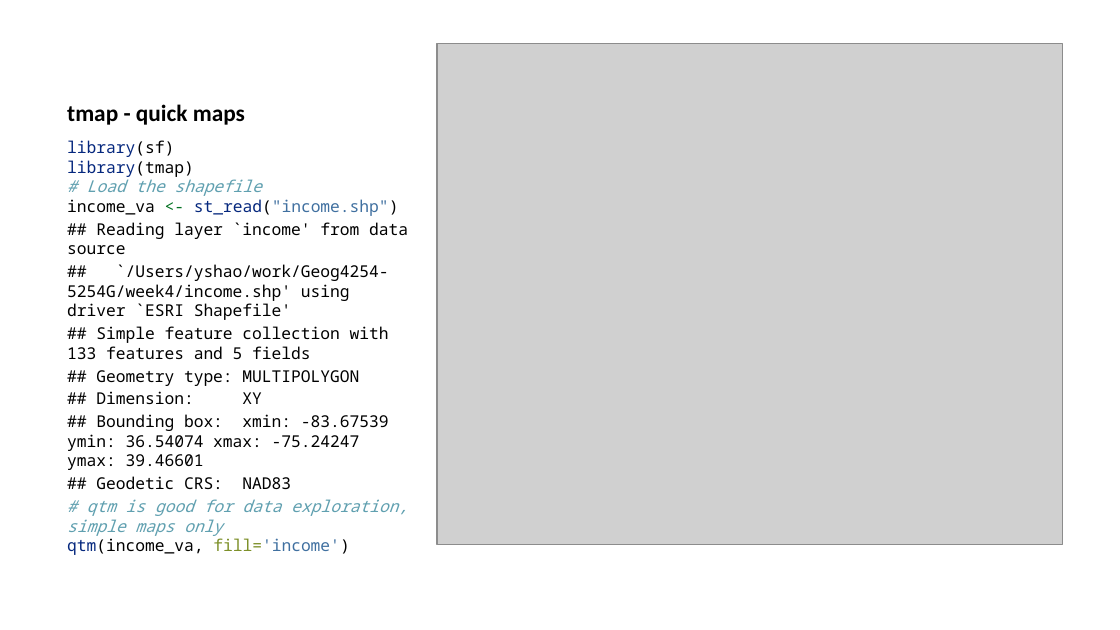
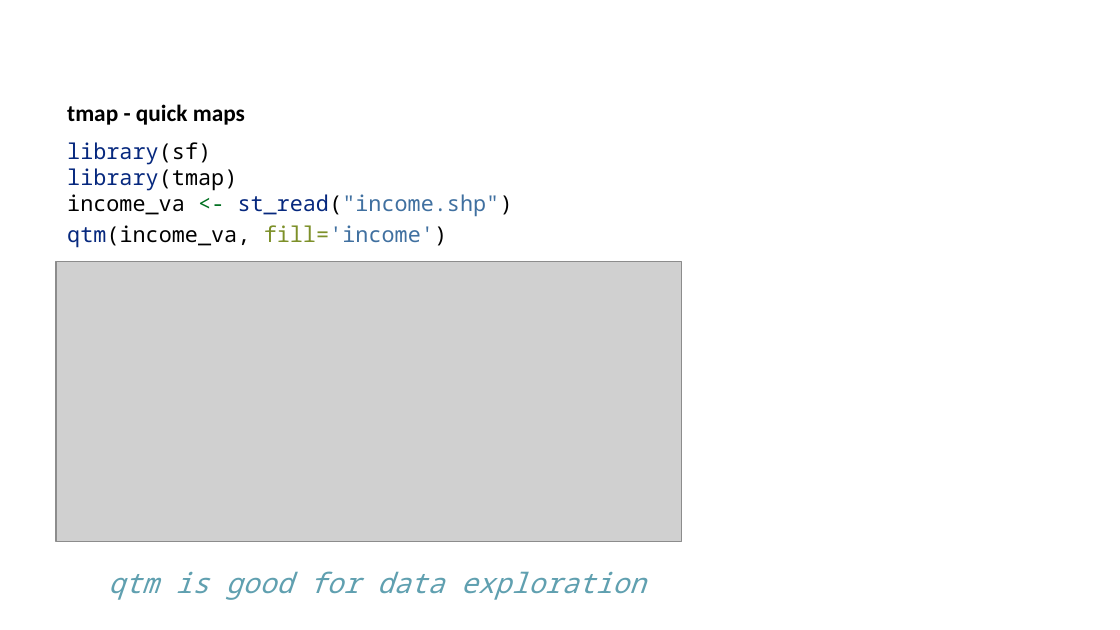
Before and after one commit to yangshao2/Geog4254-5254G, a slide deck: slide 6 of week4/week4.pptx (slide 5 before the commit). Drawn at 1120x630 pixels with LibreOffice and Linux fonts; fonts in the diff are those of the drawing; grey boxes stand for pictures. Boxes give left, top, right and bottom in pixels: in the first picture for what was removed or moved away, otherwise in the second. Text is boxed around its words. In the diff, an @@ line names an element or a change of style, - is before the commit and + after.

```diff
--- a/week4/week4.pptx
+++ b/week4/week4.pptx
@@ text at [67, 142, 513, 248]: text changed; size 10.5 to 14 pt @@
-library(sf)
-library(tmap)
-# Load the shapefile
-income_va <- st_read("income.shp")
-## Reading layer `income' from data source
-## `/Users/yshao/work/Geog4254-5254G/week4/income.shp' using driver `ESRI Shapefile'
-## Simple feature collection with 133 features and 5 fields
-## Geometry type: MULTIPOLYGON
-## Dimension: XY
-## Bounding box: xmin: -83.67539 ymin: 36.54074 xmax: -75.24247 ymax: 39.46601
-## Geodetic CRS: NAD83
-# qtm is good for data exploration, simple maps only
-qtm(income_va, fill='income')
+library(sf)
+library(tmap)
+income_va <- st_read("income.shp")
+qtm(income_va, fill='income')
@@ picture: place and size @@
-picture at [437, 44, 1062, 544]
+picture at [56, 262, 681, 542]
@@ text added at [108, 571, 646, 600], 18 pt, text #60A0B0, italic @@
+qtm is good for data exploration
```
Also in this commit, not shown: 5 other slides changed, 4 slides added, 24 other files.
